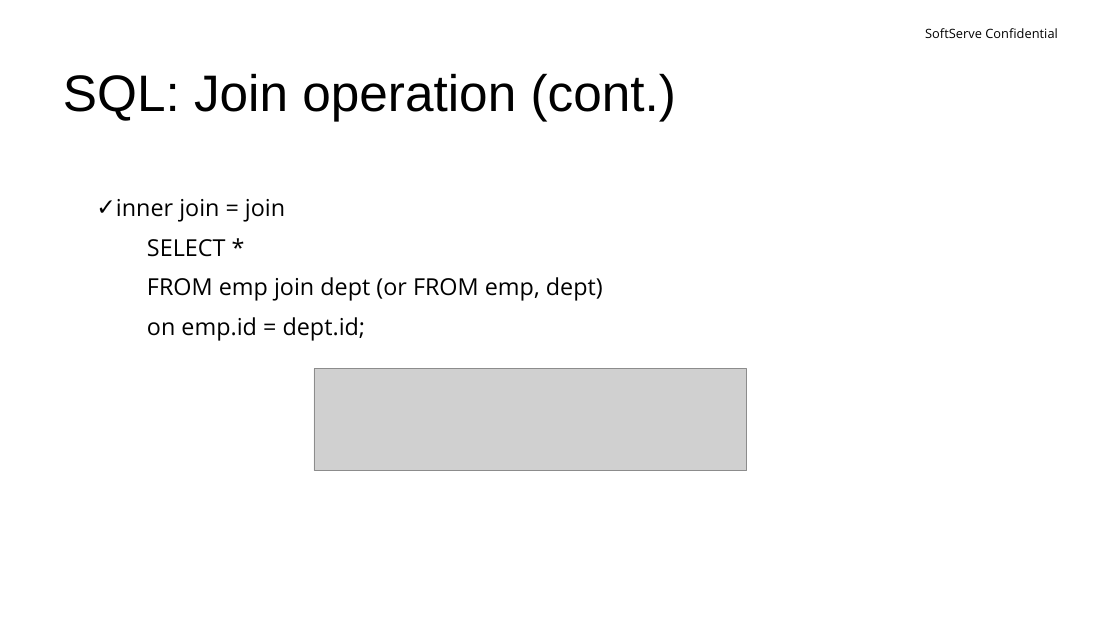
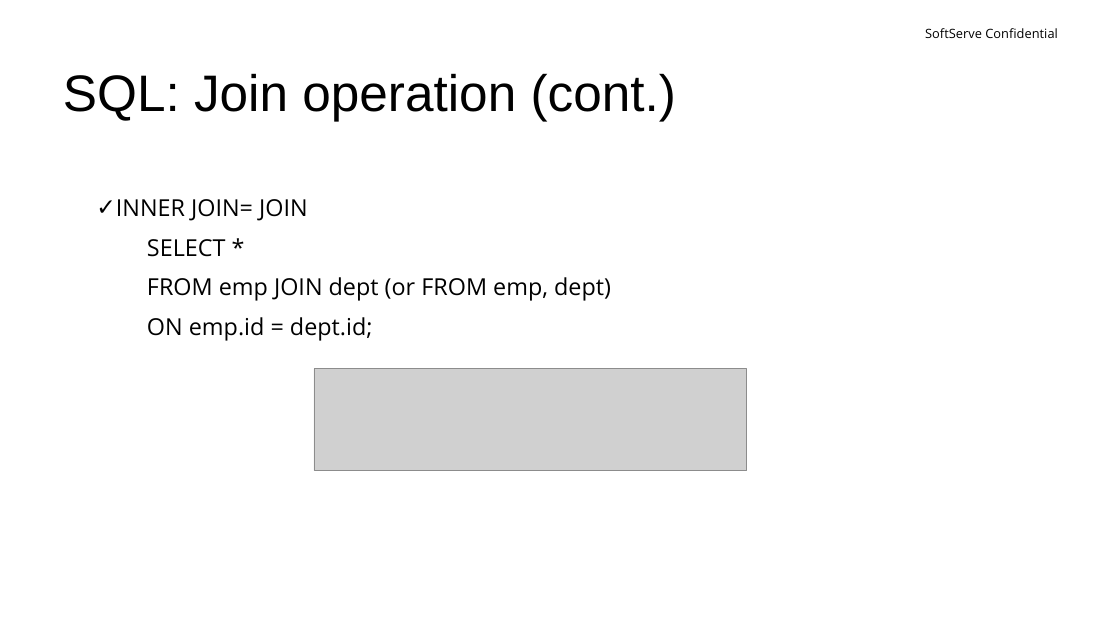
Before and after one commit to yuriimartynenko/softserve, a slide deck: slide 24 of presentation/sql.pptx. Drawn at 1120x630 pixels with LibreOffice and Linux fonts; fonts in the diff are those of the drawing; grey boxes stand for pictures; background and template pictures are left out. Boxes give left, top, right and bottom in pixels: in the first picture for what was removed or moved away, otherwise in the second. Text is boxed around its words. In the diff, an @@ line names an element or a change of style, - is before the commit and + after.

```diff
--- a/presentation/sql.pptx
+++ b/presentation/sql.pptx
@@ text at (x1=116, y1=199, x2=307, y2=221): text changed @@
-✓ inner join = join
+✓ INNER JOIN= JOIN
@@ text at (x1=147, y1=277, x2=611, y2=341): text changed @@
-FROM emp join dept (or FROM emp, dept)
-on emp.id = dept.id;
+FROM emp JOIN dept (or FROM emp, dept)
+ON emp.id = dept.id;
```
Also in this commit, not shown: 8 other slides changed.
